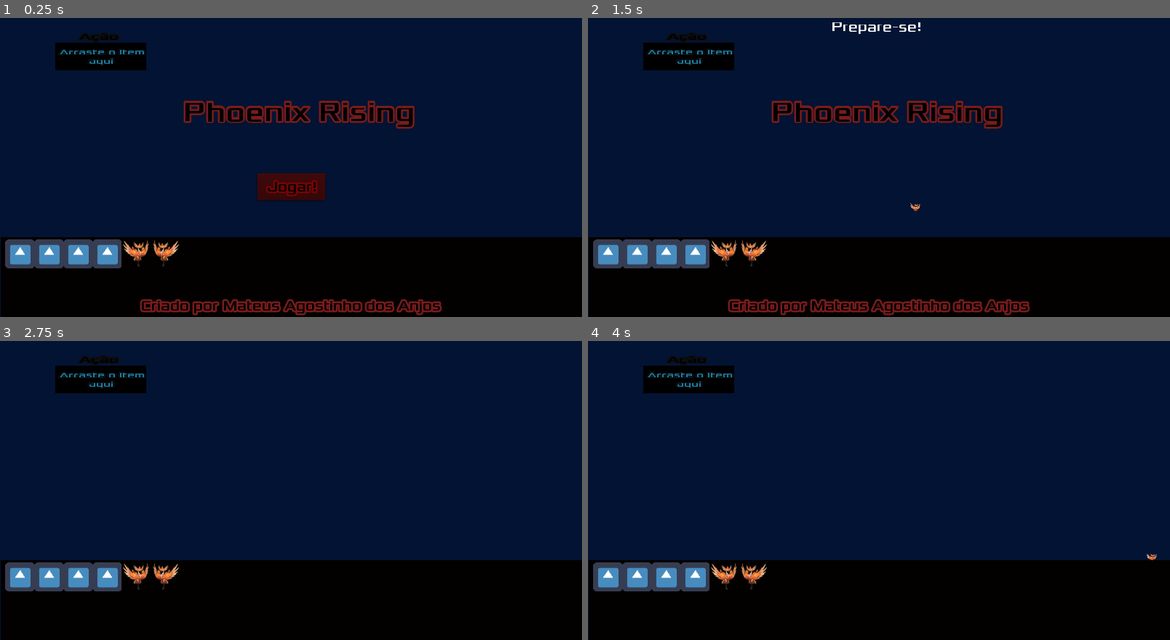
Above: before the commit, frames 1-4 (two rows, left to right).
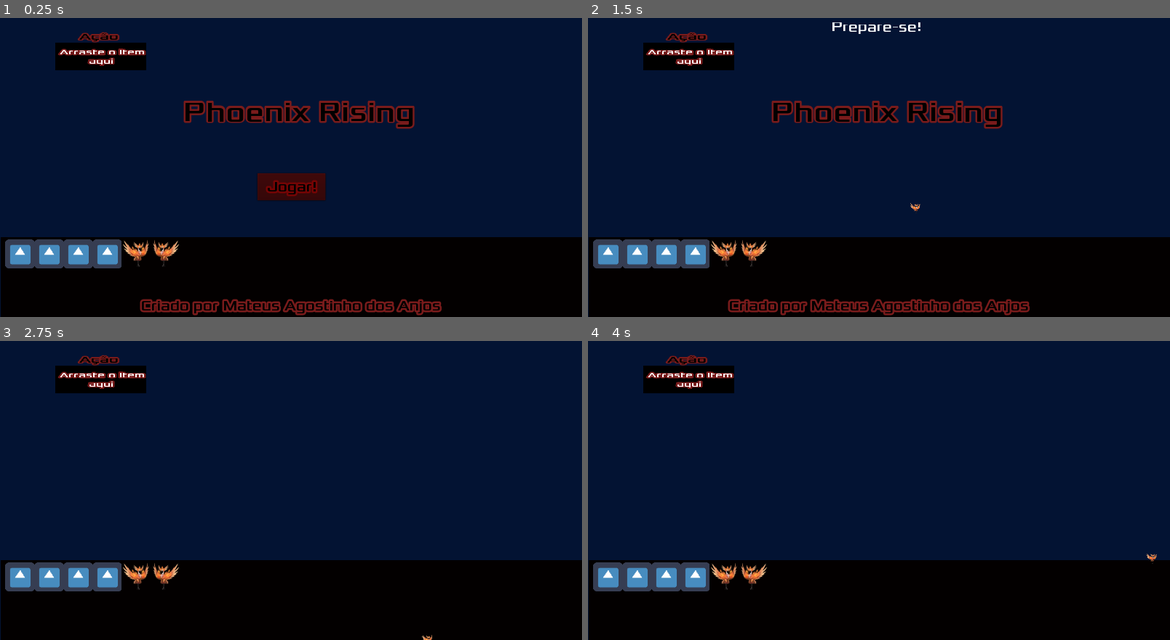
Above: after the commit, the same moments.

Repository: MateusdosAnjos/MAC0499
Game: Godot game, scene res://Main/Main.tscn
Two runs of this game, one before a commit and one after it. Both use one fixed random seed, a clock stepped at 60 frames per second and the inputs below. The project has no main scene, so this scene is started directly.
Inputs (mouse positions are in pixels of both pictures, inside the frame that each line leads up to):
- Up to frame 1 (0.25 s): no input
- Up to frame 2 (1.5 s): click "Jogar!" at 0.5 s; tap Enter at 1.25 s; move the mouse to (1007, 137) at 1.27 s; hold Right (ui_right) from 1.28 s (still down); click (1007, 137) at 1.35 s
- Up to frame 3 (2.75 s): tap Space at 2 s; move the mouse to (174, 493) at 2.02 s; release Right (ui_right) at 2.03 s; hold Down (ui_down) from 2.03 s (still down); click (174, 493) at 2.1 s
- Up to frame 4 (4 s): move the mouse to (937, 403) at 2.77 s; release Down (ui_down) at 2.78 s; hold Right (ui_right) 2.78-3.53 s; click (937, 403) at 2.85 s; tap Enter at 3.5 s; move the mouse to (849, 541) at 3.52 s; hold Up (ui_up) from 3.53 s (still down); click (849, 541) at 3.6 s

The runs differ from the first frame. In frame 1, 0.5% of the frame differs, in the area x 9-26%, y 4-17%; in frame 2, 0.5%; in frame 3, 0.5%, in the area x 9-75%, y 4-100%; in frame 4, 0.5%.

Commit message:
Ajustado cor do Action Space dentro do inventory

Diff:
--- a/Phoenix Rising/Main/Main.tscn
+++ b/Phoenix Rising/Main/Main.tscn
@@ -1,9 +1,9 @@
 [gd_scene load_steps=5 format=2]
 
 [ext_resource path="res://Main/Main.gd" type="Script" id=1]
-[ext_resource path="res://Phoenix/Phoenix.tscn" type="PackedScene" id=2]
-[ext_resource path="res://itensDoJogo/Invertory.tscn" type="PackedScene" id=3]
-[ext_resource path="res://HUD/HUD.tscn" type="PackedScene" id=4]
+[ext_resource path="res://itensDoJogo/Invertory.tscn" type="PackedScene" id=2]
+[ext_resource path="res://HUD/HUD.tscn" type="PackedScene" id=3]
+[ext_resource path="res://Phoenix/Phoenix.tscn" type="PackedScene" id=4]
 
 [node name="Main" type="Node"]
 script = ExtResource( 1 )
@@ -13,12 +13,12 @@
 anchor_bottom = 1.0
 color = Color( 0.0117647, 0.0745098, 0.2, 1 )
 
-[node name="Phoenix" parent="." instance=ExtResource( 2 )]
-
 [node name="StartPosition" type="Position2D" parent="."]
 position = Vector2( 640, 480 )
 
-[node name="Invertory" parent="." instance=ExtResource( 3 )]
+[node name="Invertory" parent="." instance=ExtResource( 2 )]
 
-[node name="HUD" parent="." instance=ExtResource( 4 )]
+[node name="HUD" parent="." instance=ExtResource( 3 )]
+
+[node name="Phoenix" parent="." instance=ExtResource( 4 )]
 [connection signal="start_game" from="HUD" to="." method="_on_HUD_start_game"]
--- a/Phoenix Rising/itensDoJogo/HelpPopup.tscn
+++ b/Phoenix Rising/itensDoJogo/HelpPopup.tscn
@@ -1,6 +1,5 @@
 [gd_scene format=2]
 
 [node name="HelpPopup" type="PopupPanel"]
-visible = true
 margin_right = 40.0
 margin_bottom = 40.0
--- a/Phoenix Rising/itensDoJogo/Invertory.tscn
+++ b/Phoenix Rising/itensDoJogo/Invertory.tscn
@@ -20,8 +20,6 @@
 margin_bottom = 361.0
 
 [node name="Grid" type="TextureRect" parent="."]
-modulate = Color( 0.0941176, 0.498039, 0.635294, 1 )
-self_modulate = Color( 0.670588, 0.760784, 0.882353, 1 )
 anchor_top = 0.5
 anchor_right = 1.0
 anchor_bottom = 0.5
Not shown: 1 places in Phoenix Rising/itensDoJogo/Invertory.tscn that only renumber resources
